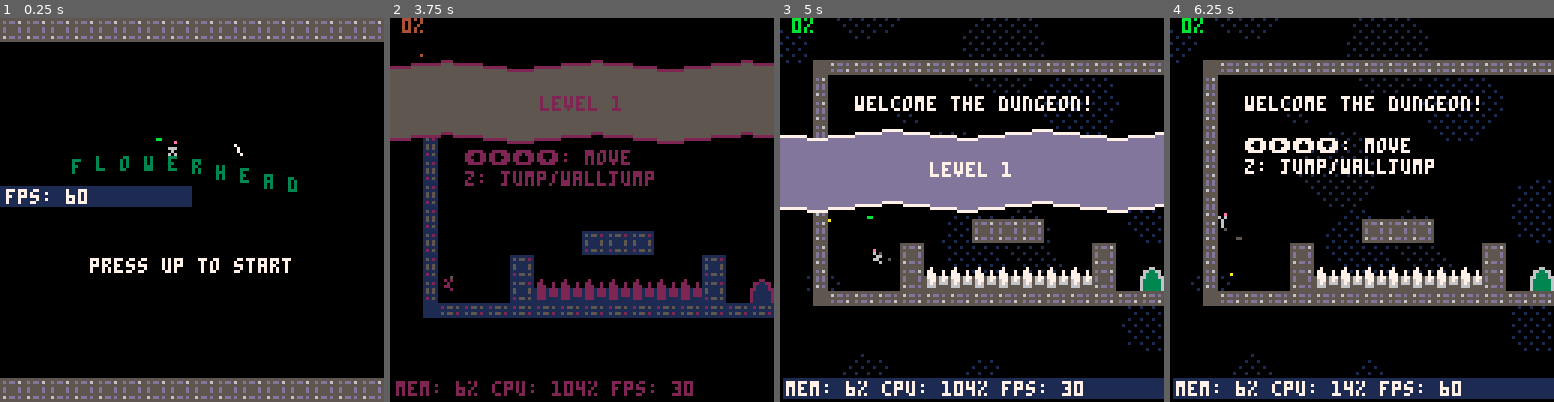
Above: before the commit, frames 1-4 (left to right).
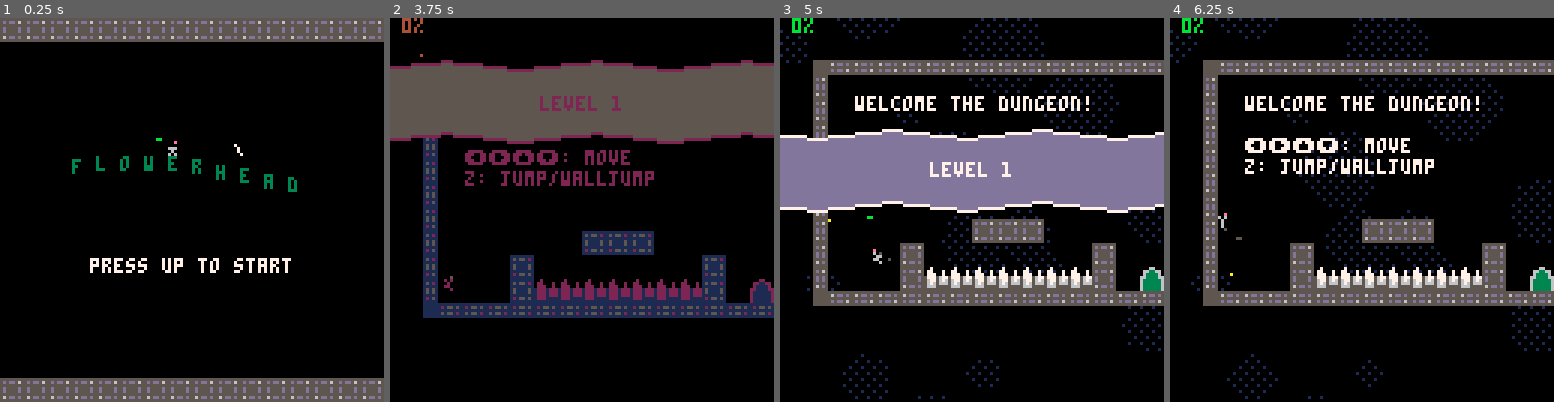
Above: after the commit, the same moments.

Repository: charlietran/flowerhead
Game: PICO-8 cartridge flowerhead.p8
Same seed, same stepped clock (60 frames per second), same inputs: the game is played once before the commit and once after it.
Inputs:
- Up to frame 1 (0.25 s): no input
- Up to frame 2 (3.75 s): tap O (Z key) at 0.33, 0.7, 1.43, 2.22, 3.1 s; tap X (X key) at 1.07, 2.07, 2.4, 2.73, 3.07, 3.4, 3.73 s; hold Left 1.97-2.37 s; hold Right 2.87-3.53 s; hold Up from 3.58 s (still down)
- Up to frame 3 (5 s): tap O (Z key) at 3.98, 4.87 s; tap X (X key) at 4.07, 4.4, 4.73 s; release Up at 4.08 s; hold Right 4.13-4.53 s
- Up to frame 4 (6.25 s): tap X (X key) every 0.33 s from 5.07 to 6.07 s; hold Left 5.13-5.8 s; tap O (Z key) at 5.75 s; hold Up 5.85-6.18 s; hold Left from 6.23 s (still down)

The runs differ from the first frame. In frame 1, 2.7% of the frame differs, in the area x 0-50%, y 43-50%; in frame 2, 1.0%; in frame 3, 5.3%; in frame 4, 5.3%, in the area x 0-100%, y 93-100%.

Commit message:
Add custom debug menu item

Diff:
--- a/flowerhead.p8
+++ b/flowerhead.p8
@@ -10,7 +10,8 @@
 -- levels, diff progression
 -- enemies
 
-debug=true
+debug=false
+menuitem(1,"toggle debugging", function() debug=not debug end)
 
 function _init()
 	-- how many pixels per frame
